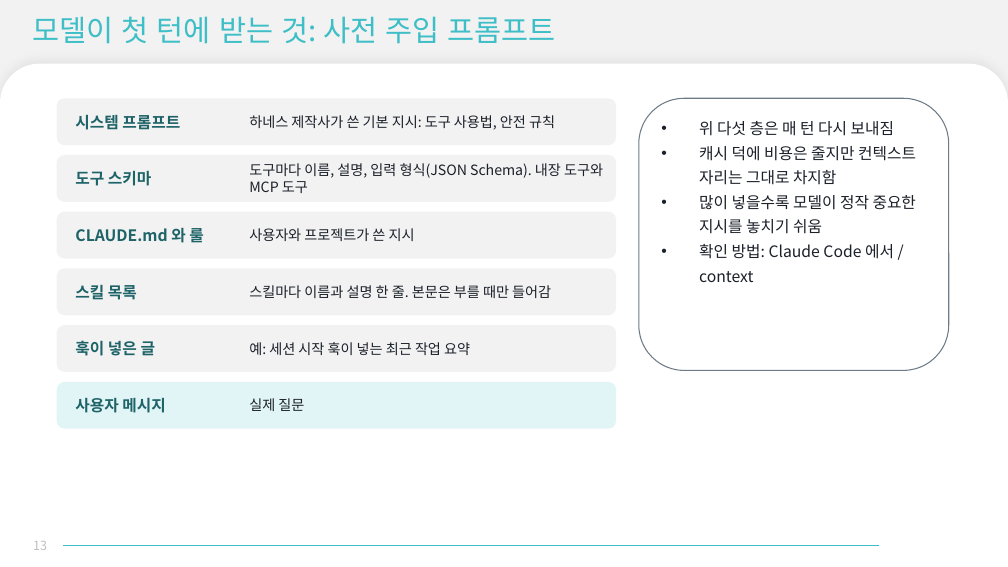
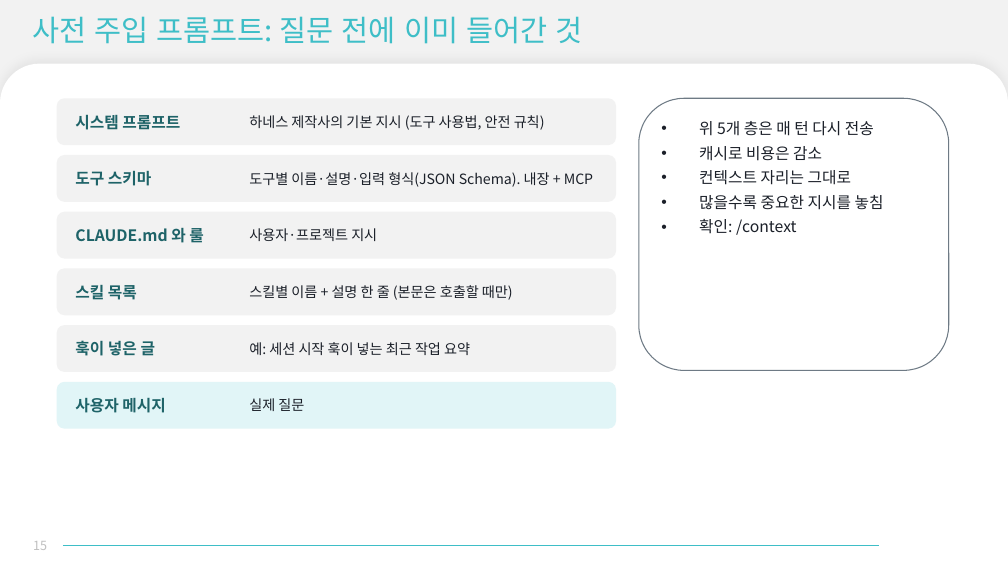
Before and after one commit to evespimrose/SVD-Harness, a slide deck: slide 15 of docs/presentation/LLM-도입-발표.pptx (slide 13 before the commit). Drawn at 1008x567 pixels with LibreOffice and Linux fonts; fonts in the diff are those of the drawing; background and template pictures are left out. Boxes give left, top, right and bottom in pixels: in the first picture for what was removed or moved away, otherwise in the second. Text is boxed around its words. In the diff, an @@ line names an element or a change of style, - is before the commit and + after.

```diff
--- a/docs/presentation/LLM-도입-발표.pptx
+++ b/docs/presentation/LLM-도입-발표.pptx
@@ title at [32, 16, 583, 44]: text changed @@
-모델이 첫 턴에 받는 것: 사전 주입 프롬프트
+사전 주입 프롬프트: 질문 전에 이미 들어간 것
@@ text at [249, 115, 545, 130]: text changed @@
-하네스 제작사가 쓴 기본 지시: 도구 사용법, 안전 규칙
+하네스 제작사의 기본 지시 (도구 사용법, 안전 규칙)
@@ text at [699, 121, 884, 235]: text changed @@
-• 위 다섯 층은 매 턴 다시 보내짐
-• 캐시 덕에 비용은 줄지만 컨텍스트 자리는 그대로 차지함
-• 많이 넣을수록 모델이 정작 중요한 지시를 놓치기 쉬움
-• 확인 방법: Claude Code 에서 /context
+• 위 5개 층은 매 턴 다시 전송
+• 캐시로 비용은 감소
+• 컨텍스트 자리는 그대로
+• 많을수록 중요한 지시를 놓침
+• 확인: /context
@@ text at [249, 172, 593, 187]: text changed @@
-도구마다 이름, 설명, 입력 형식(JSON Schema). 내장 도구와 MCP 도구
+도구별 이름·설명·입력 형식(JSON Schema). 내장 + MCP
@@ text at [249, 228, 377, 241]: text changed @@
-사용자와 프로젝트가 쓴 지시
+사용자·프로젝트 지시
@@ text at [249, 285, 513, 300]: text changed @@
-스킬마다 이름과 설명 한 줄. 본문은 부를 때만 들어감
+스킬별 이름 + 설명 한 줄 (본문은 호출할 때만)
```
Also in this commit, not shown: 27 other slides changed, 2 slides added.
